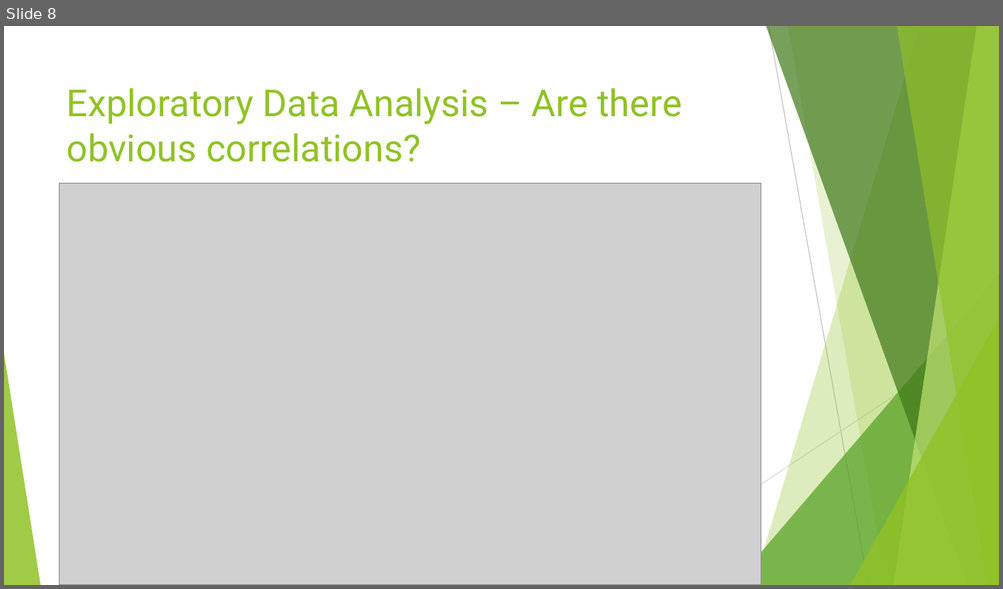
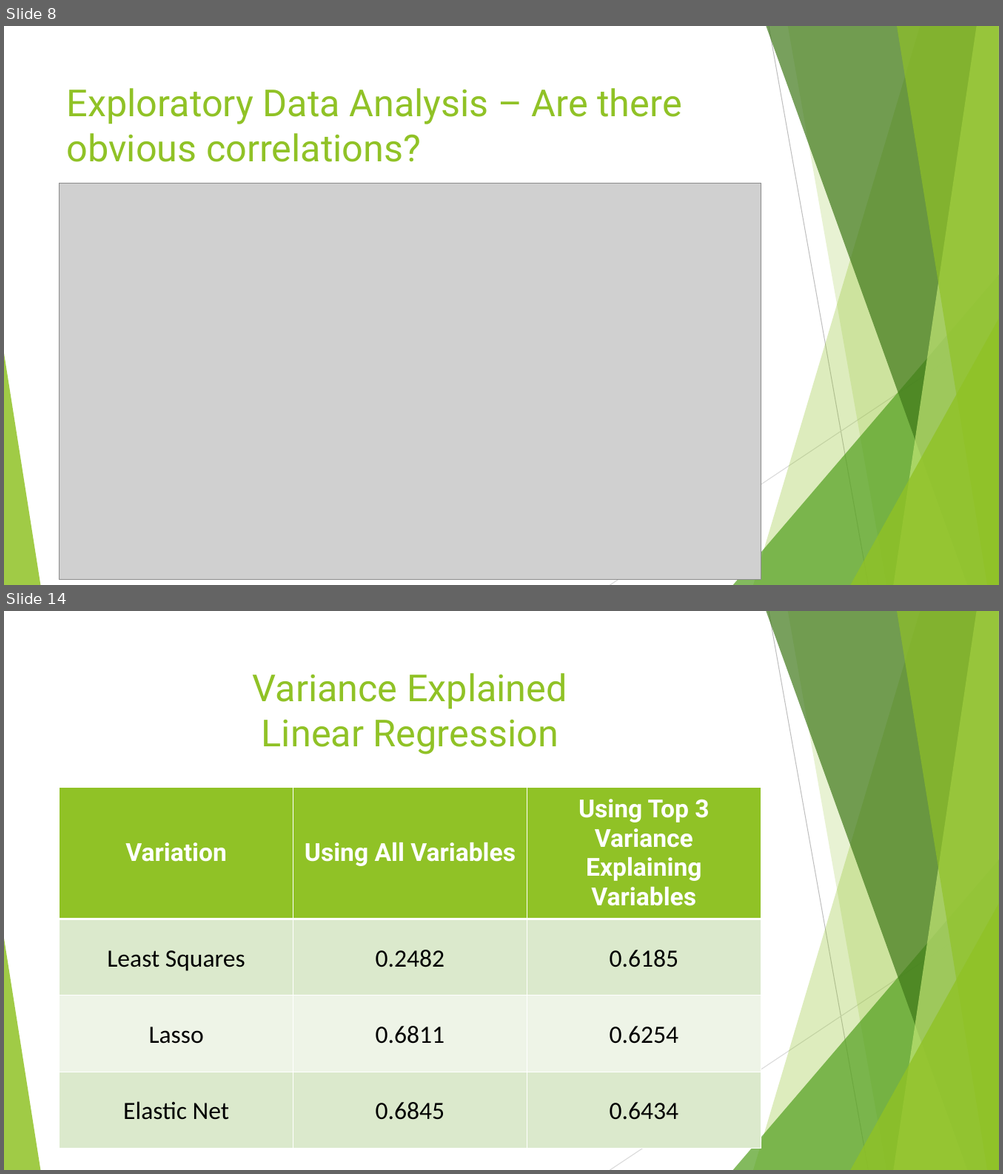
Before and after one commit to littlesiagoy/Springboard-Capstone-1, a slide deck: Capstone 1 Slidedeck.pptx. Shown one above the other, each under a label of ours: slide 8 before the commit, slides 8 and 14 after it; the slides between them are not shown. The pictures are 1003x589 and 1003x1174 pixels, drawn with LibreOffice and Linux fonts; fonts in the diff are those of the drawing; grey boxes stand for pictures. Boxes give left, top, right and bottom in pixels: in the first picture for what was removed or moved away, otherwise in the second. Text is boxed around its words. In the diff, an @@ line names an element or a change of style, - is before the commit and + after.

```diff
--- a/Capstone 1 Slidedeck.pptx
+++ b/Capstone 1 Slidedeck.pptx
@@ slide 14 added at (4, 611, 999, 1170), background #FFFFFF; not listed: 10 template elements that a slide beside it also shows @@
@@ title added at (253, 673, 567, 755), 36 pt, text #90C226 @@
+Variance Explained
+Linear Regression
@@ table added at (60, 787, 760, 1148), 4 rows, 3 columns @@
+Variation | Using All Variables | Using Top 3 Variance Explaining Variables
+Least Squares | 0.2482 | 0.6185
+Lasso | 0.6811 | 0.6254
+Elastic Net | 0.6845 | 0.6434
@@ slide 8 changed as well @@
@@ picture: place and size @@
-picture at (60, 184, 760, 585)
+picture at (60, 184, 760, 580)
```
Also in this commit, not shown: 11 other slides changed, 4 other slides added, 4 slides removed, 18 other files.
